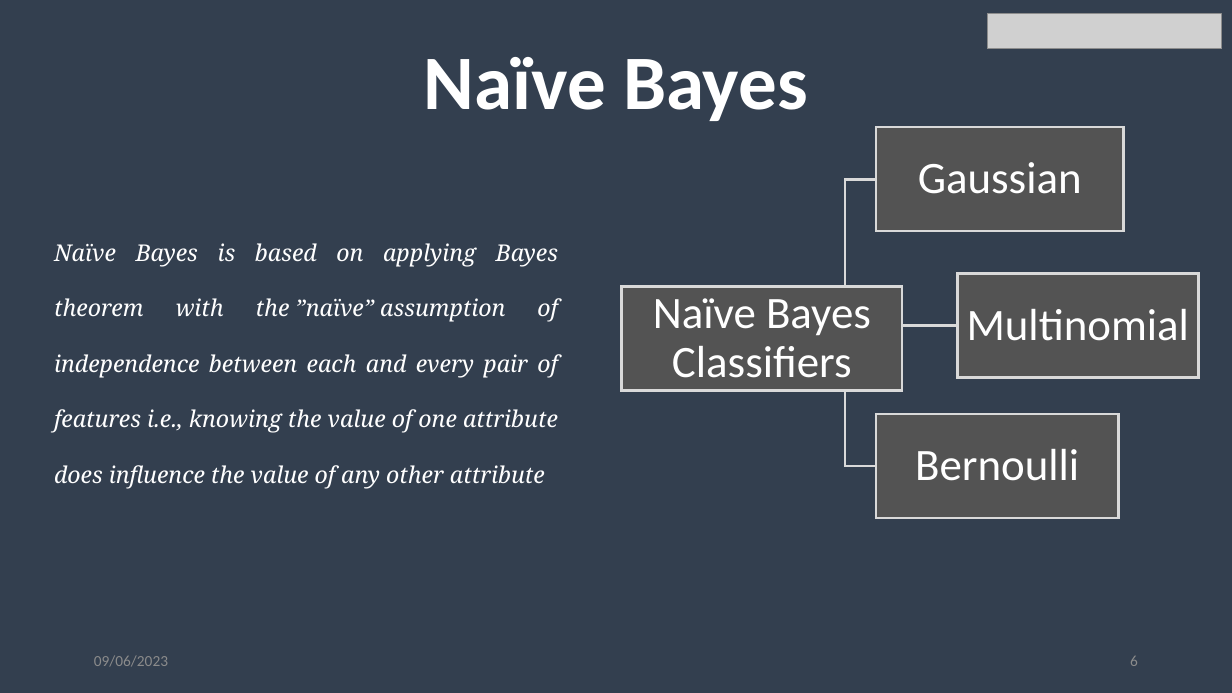
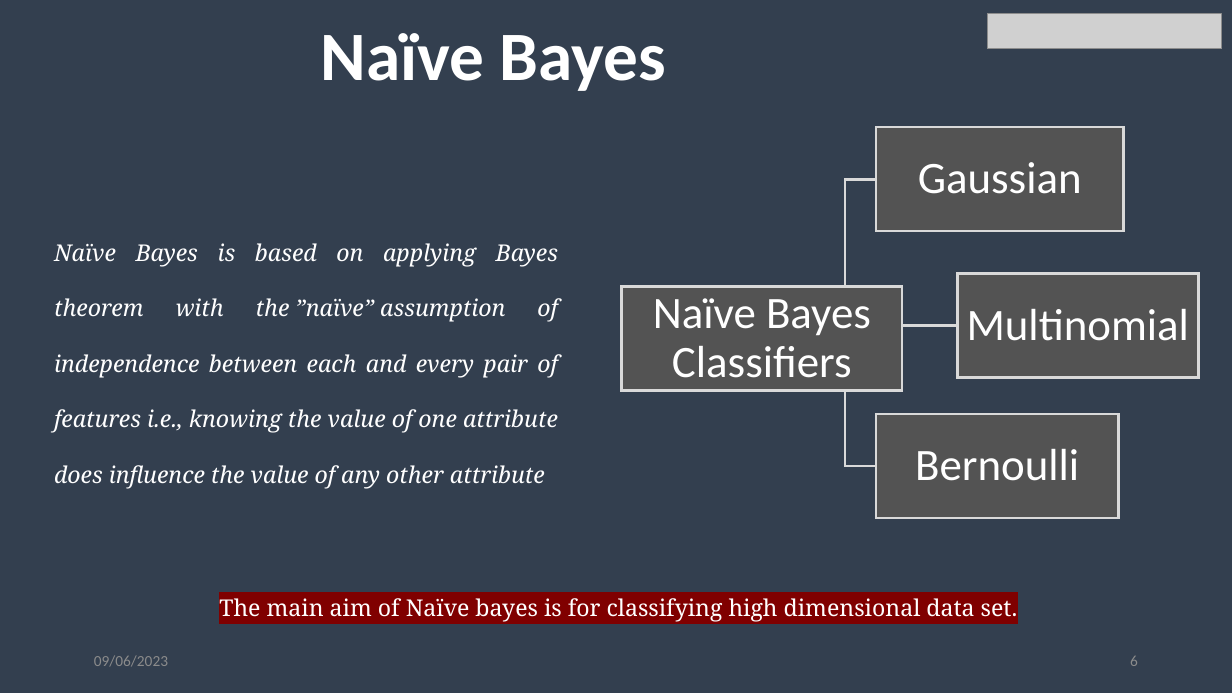
Before and after one commit to Stephaaniee/Machine-Learning, a slide deck: slide 6 of NaiveBayes.pptx. Drawn at 1232x693 pixels with LibreOffice and Linux fonts; fonts in the diff are those of the drawing; grey boxes stand for pictures; background and template pictures are left out. Boxes give left, top, right and bottom in pixels: in the first picture for what was removed or moved away, otherwise in the second. Text is boxed around its words. In the diff, an @@ line names an element or a change of style, - is before the commit and + after.

```diff
--- a/NaiveBayes.pptx
+++ b/NaiveBayes.pptx
@@ title "Naïve Bayes": place and size @@
-title "Naïve Bayes" at box(424, 57, 808, 121)
+title "Naïve Bayes" at box(321, 33, 666, 91)
@@ title "Naïve Bayes" at box(321, 33, 666, 91): size 60 to 54 pt @@
@@ text added at box(219, 598, 1018, 622), 18 pt, text #FFFFFF @@
+The main aim of Naïve bayes is for classifying high dimensional data set.
```
Also in this commit, not shown: 6 other slides changed, 3 slides added, 5 other files.
